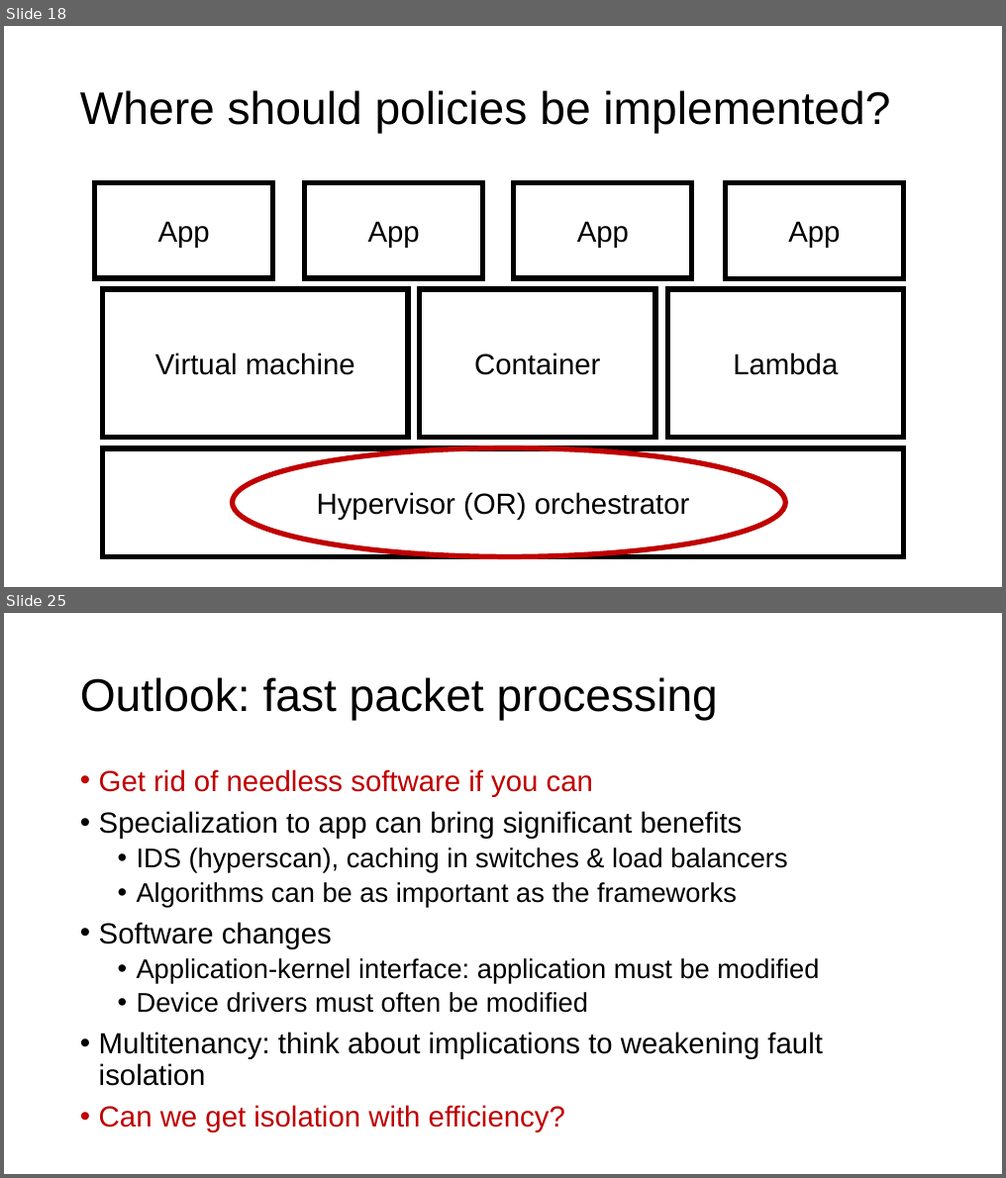
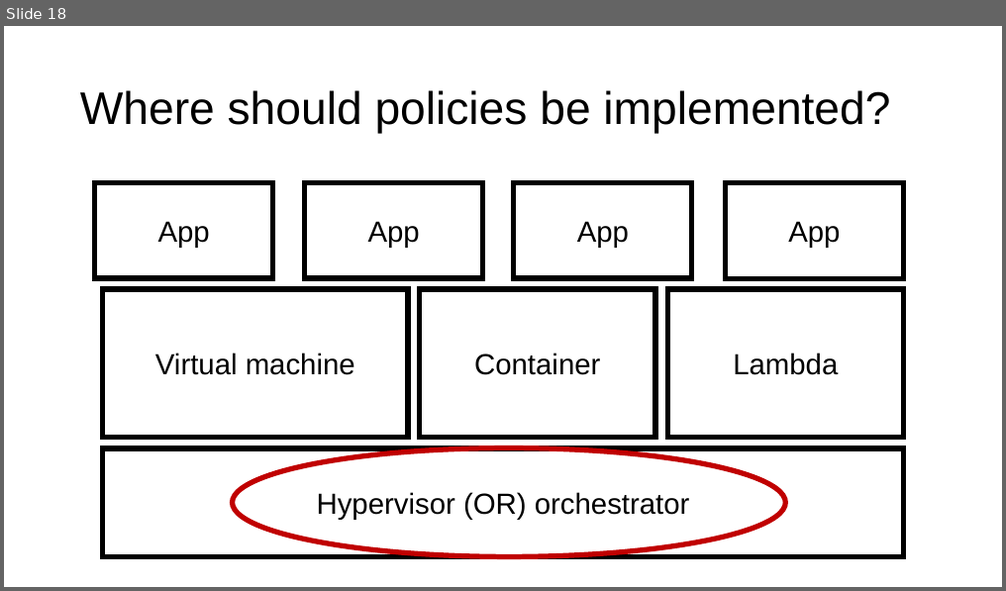
Before and after one commit to ngsrinivas/coursegen, a slide deck: ex/552-S24/staging/552-S24/lectures/11-network-software-data-plane.pptx. Shown one above the other, each under a label of ours: slides 18 and 25 before the commit, slide 18 after it; the slides between them are not shown. The pictures are 1006x1178 and 1006x591 pixels, drawn with LibreOffice and Linux fonts; fonts in the diff are those of the drawing. Boxes give left, top, right and bottom in pixels: in the first picture for what was removed or moved away, otherwise in the second. Text is boxed around its words. In the diff, an @@ line names an element or a change of style, - is before the commit and + after.

```diff
--- a/ex/552-S24/staging/552-S24/lectures/11-network-software-data-plane.pptx
+++ b/ex/552-S24/staging/552-S24/lectures/11-network-software-data-plane.pptx
@@ slide 25 removed at [4,613,1002,1174], background #FFFFFF @@
@@ title removed at [80,677,718,721] @@
-Outlook: fast packet processing
@@ text removed at [99,769,823,1133] @@
-• Get rid of needless software if you can
-• Specialization to app can bring significant benefits
-  • IDS (hyperscan), caching in switches & load balancers
-  • Algorithms can be as important as the frameworks
-• Software changes
-  • Application-kernel interface: application must be modified
-  • Device drivers must often be modified
-• Multitenancy: think about implications to weakening fault isolation
-• Can we get isolation with efficiency?
```
Also in this commit, not shown: 7 other slides removed, 3 other files.
